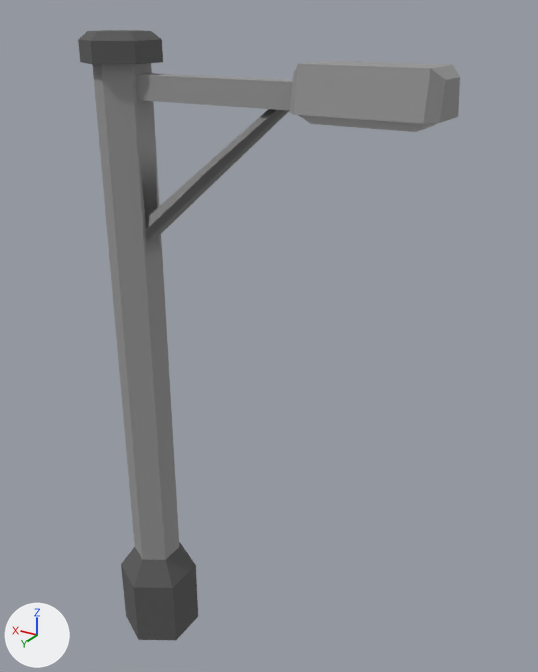
Two versions of the FBX model Assets/_Render/Models/StreetLight.fbx, one commit apart.
Camera for both pictures: a 50 mm lens placed at (-7.06, 7.99, 10.03), pointed at (-1.99, -0.46, 5.81). Arrows for +X, +Y and +Z are at lower left; the lights stay in place. Where no turn or scale is listed for an object, it has been applied to the vertices.

In view in the first picture: 'StreetLight'.
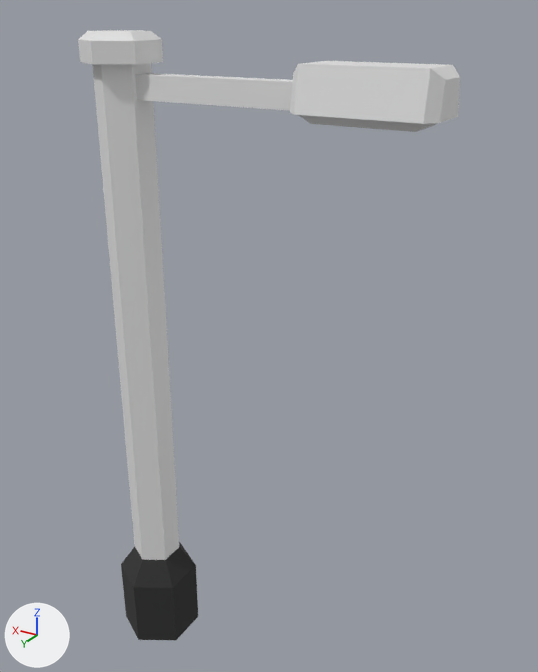
Changed parts and their boxes [x1, y1, x2, y2] in the pictures (538 x 672 px):
```json
{"part": 1, "of": "me_cylinder", "change": "cut back", "before": [132, 63, 289, 262], "after": [132, 63, 162, 262]}
{"part": 2, "of": "me_cylinder", "change": "recoloured", "before": [121, 542, 198, 640], "after": [121, 542, 198, 640], "on screen": "grey to black"}
{"part": 3, "of": "me_cylinder", "change": "recoloured", "before": [92, 64, 293, 560], "after": [92, 64, 293, 560]}
{"part": 4, "of": "me_cylinder", "change": "recoloured", "before": [78, 30, 460, 124], "after": [78, 30, 460, 124]}
{"part": 5, "of": "me_cylinder", "change": "recoloured", "before": [298, 115, 438, 132], "after": [298, 115, 438, 132]}
```

The change, as JSON lines over the scene's bpy script:
```json
{"op": "add", "block": "mat_base", "code": ["mat_base = principled_material('Base')", "mat_base.base_color = (0.0307, 0.0307, 0.0307)  # black #313131", "mat_base.roughness = 1.0"]}
{"op": "add", "block": "mat_main", "code": ["mat_main = principled_material('Main')", "mat_main.base_color = (0.8, 0.8, 0.8)  # white #e7e7e7"]}
{"op": "add", "block": "mat_lights", "code": ["mat_lights = principled_material('Lights')", "mat_lights.base_color = (0.8, 0.8, 0.8)  # white #e7e7e7"]}
{"op": "add", "block": "mat_top", "code": ["mat_top = principled_material('Top')", "mat_top.base_color = (0.8, 0.8, 0.8)  # white #e7e7e7"]}
{"block": "me_cylinder", "where": "# used by ob_streetlight; location = (0.0, 0.0, 0.0)"}
{"op": "remove", "block": "me_cylinder", "code": "me_cylinder.from_pydata(...)  # 116 vertices, 114 faces; spans x -4.49..0.57, y -0.66..0.66, z 0.0..9.85"}
{"op": "add", "block": "me_cylinder", "code": "me_cylinder.from_pydata(...)  # 108 vertices, 99 faces; spans x -4.49..0.57, y -0.66..0.66, z 0.0..9.85"}
{"block": "me_cylinder", "change": "me_cylinder part 1"}
{"block": "me_cylinder", "change": "8 vertices are removed from x -2.54..-0.34, y -0.12..0.12, z 7.12..9.02"}
{"block": "me_cylinder", "change": "18 faces are deleted"}
{"block": "me_cylinder", "change": "3 new faces join them, mat_main (white #e7e7e7)"}
{"block": "me_cylinder", "change": "me_cylinder part 2: 13 faces spanning x -0.57..0.57, y -0.66..0.66, z 0.0..1.56 switch from mat_material_001 (picture img_streetlightspalette_png) to mat_base (black #313131)"}
{"block": "me_cylinder", "change": "me_cylinder part 3: 19 faces spanning x -2.72..0.34, y -0.39..0.39, z 1.56..9.47 switch from mat_material_001 (picture img_streetlightspalette_png) to mat_main (white #e7e7e7)"}
{"block": "me_cylinder", "change": "me_cylinder part 4: 53 faces spanning x -4.49..0.47, y -0.55..0.55, z 9.02..9.85 switch from mat_material_001 (picture img_streetlightspalette_png) to mat_top (white #e7e7e7)"}
{"block": "me_cylinder", "change": "me_cylinder part 5: 11 faces spanning x -4.4..-2.82, y -0.35..0.35, z 8.91..9.02 switch from mat_material_001 (picture img_streetlightspalette_png) to mat_lights (white #e7e7e7)"}
```
